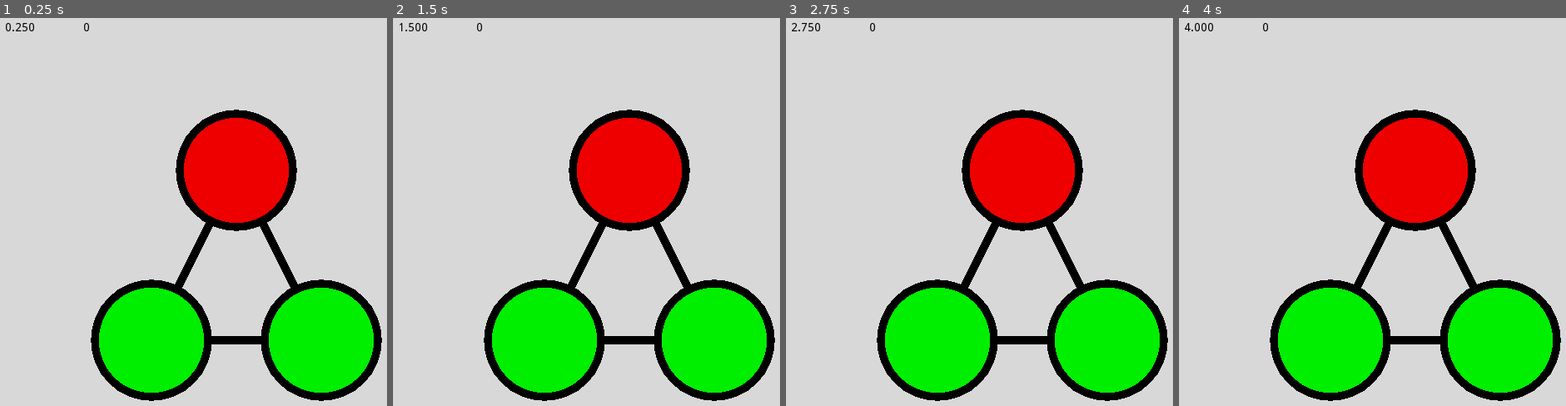
Above: before the commit, frames 1-4 (left to right).
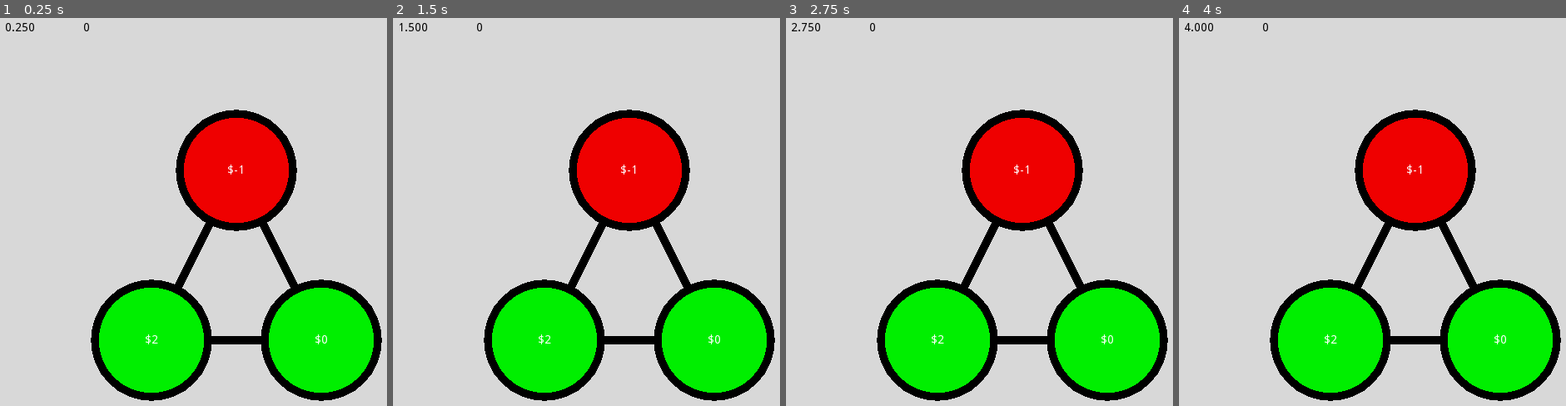
Above: after the commit, the same moments.

Repository: Inglo-Games/dollar-shuffle
Game: Godot game, scene res://scenes/game.tscn
Same seed, same stepped clock (60 frames per second), same inputs: the game is played once before the commit and once after it.
Inputs:
- Up to frame 1 (0.25 s): no input
- Up to frame 2 (1.5 s): tap Enter at 0.5 s; tap Space at 1.25 s
- Up to frame 3 (2.75 s): tap Enter at 2 s
- Up to frame 4 (4 s): tap Space at 2.75 s; tap Enter at 3.5 s

The runs differ from the first frame. In frame 1, 0.1% of the frame differs, in the area x 37-85%, y 37-85%; in frame 2, 0.1%; in frame 3, 0.1%; in frame 4, 0.1%.

Commit message:
Fixing labels inside nodes

Diff:
--- a/scenes/game.tscn
+++ b/scenes/game.tscn
@@ -43,7 +43,7 @@
 percent_visible = 1.0
 lines_skipped = 0
 max_lines_visible = -1
-_sections_unfolded = [ "Visibility" ]
+_sections_unfolded = [ "Rect", "Visibility" ]
 
 [node name="timer" type="Label" parent="." index="2"]
 
--- a/scripts/graph_node.gd
+++ b/scripts/graph_node.gd
@@ -21,6 +21,7 @@
 
 func _ready():
 	label = Label.new()
+	call_deferred("add_child", label)
 
 # Custom draw function
 func _draw():
@@ -41,6 +42,10 @@
 			color)
 	# Set text of label to value
 	label.text = "$%d" % value
+	label.align = Label.ALIGN_CENTER
+	# Position label in center of circle
+	var label_size = label.get_minimum_size()
+	label.rect_position = Vector2(-label_size.x/2.0, -label_size.y/2.0)
 
 # Custom init function
 func initialize(parent, num, size):
